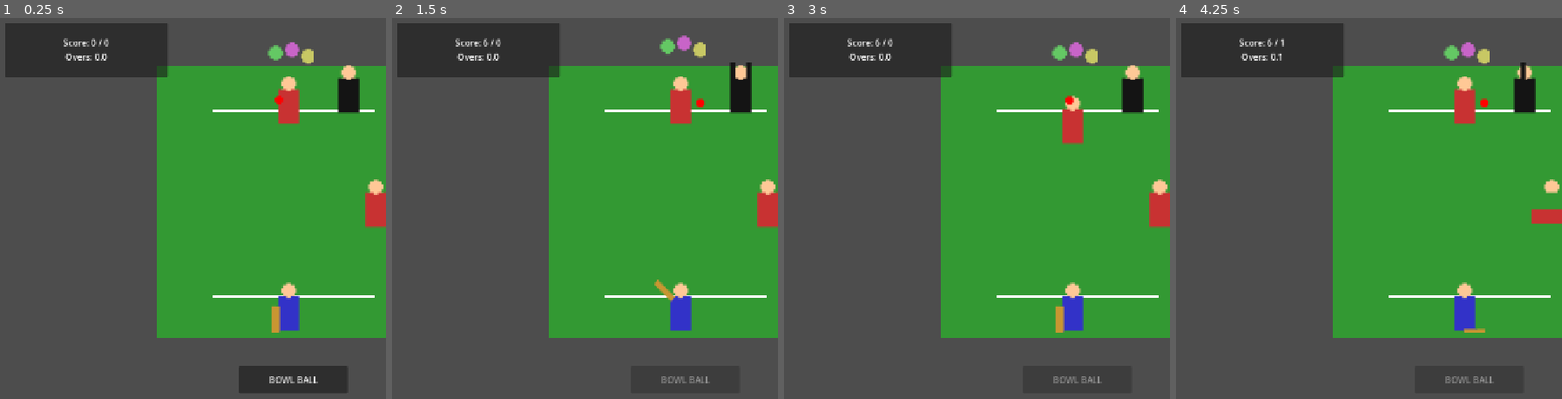
Above: before the commit, frames 1-4 (left to right).
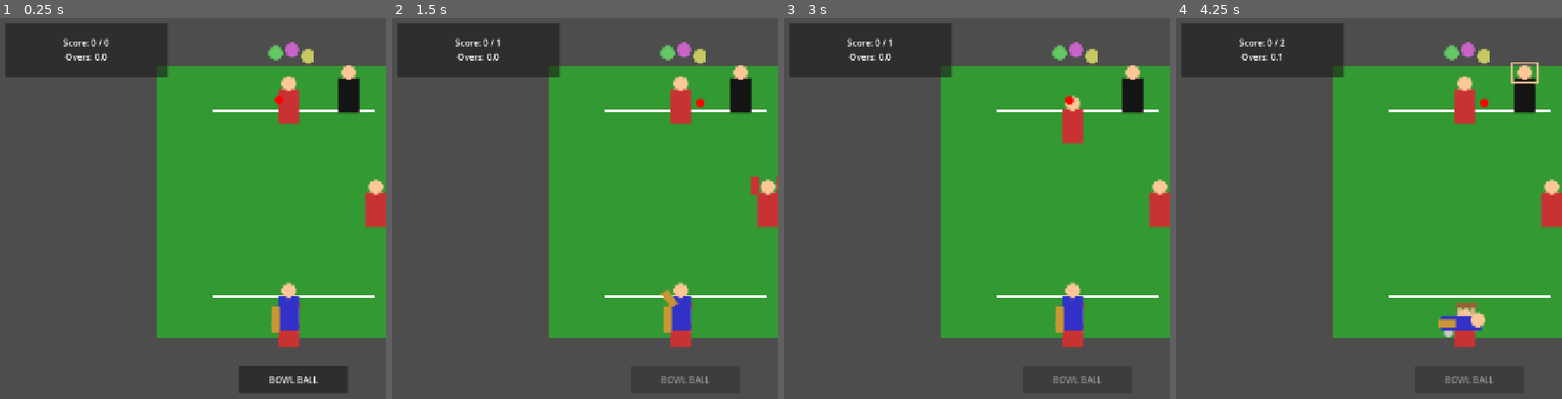
Above: after the commit, the same moments.

Repository: Hermes018/Cricket8Bit
Game: Godot game, scene res://src/client/match_view.tscn
Same seed, same stepped clock (60 frames per second), same inputs: the game is played once before the commit and once after it.
Inputs:
- Up to frame 1 (0.25 s): no input
- Up to frame 2 (1.5 s): click "BOWL BALL" at 0.5 s
- Up to frame 3 (3 s): tap Enter at 2 s; click "BOWL BALL" at 2.75 s
- Up to frame 4 (4.25 s): no input

The runs differ from the first frame. In frame 1, 0.3% of the frame differs, in the area x 70-79%, y 74-87%; in frame 2, 1.4%; in frame 3, 0.3%; in frame 4, 1.8%, in the area x 23-100%, y 5-87%.

Commit message:
Complete Phase 3b: Authentic cricket mechanics (LBW, Stumps, Wicketkeeper)

Diff:
--- a/src/client/animation_controller.gd
+++ b/src/client/animation_controller.gd
@@ -6,6 +6,8 @@
 @export var fielder_sprite: AnimatedSprite2D
 @export var umpire_sprite: AnimatedSprite2D
 @export var crowd_sprite: AnimatedSprite2D
+@export var keeper_sprite: AnimatedSprite2D
+@export var stumps_sprite: AnimatedSprite2D
 
 func _ready():
 	_build_sprite_frames()
@@ -13,10 +15,14 @@
 func _build_sprite_frames():
 	if not batsman_sprite: return
 
-	# Batsman (10 frames)
+	# Batsman (15 frames)
 	var bat_tex = load("res://assets/sprites/batsman_atlas.png")
 	var bat_frames = SpriteFrames.new()
-	var bat_anims = ["idle", "defensive", "defensive_back", "drive_prep", "drive", "pull_prep", "pull", "loft_prep", "lofted", "out"]
+	var bat_anims = [
+		"idle", "front_defend", "back_defend", "drive_prep", "drive",
+		"pull_prep", "pull", "loft_prep", "lofted", "cut_prep",
+		"cut", "sweep_prep", "sweep", "bat_slide_dive", "out"
+	]
 	for i in range(bat_anims.size()):
 		bat_frames.add_animation(bat_anims[i])
 		var atlas = AtlasTexture.new()
@@ -52,12 +58,10 @@
 	bowler_sprite.sprite_frames = bowl_frames
 	bowler_sprite.play("idle")
 
-	if not fielder_sprite: return
-
-	# Fielder (3 frames)
+	# Fielder (5 frames)
 	var f_tex = load("res://assets/sprites/fielder_atlas.png")
 	var f_frames = SpriteFrames.new()
-	var f_anims = ["idle", "catch", "throw"]
+	var f_anims = ["idle", "catch", "throw", "appeal_howzat", "direct_hit_throw"]
 	for i in range(f_anims.size()):
 		f_frames.add_animation(f_anims[i])
 		var atlas = AtlasTexture.new()
@@ -67,10 +71,10 @@
 	fielder_sprite.sprite_frames = f_frames
 	fielder_sprite.play("idle")
 
-	# Umpire (5 frames)
+	# Umpire (9 frames)
 	var u_tex = load("res://assets/sprites/umpire_atlas.png")
 	var u_frames = SpriteFrames.new()
-	var u_anims = ["idle", "six", "four", "out", "wide"]
+	var u_anims = ["idle", "six", "four", "out", "wide", "no_ball", "leg_bye", "dead_ball", "third_umpire_tv"]
 	for i in range(u_anims.size()):
 		u_frames.add_animation(u_anims[i])
 		var atlas = AtlasTexture.new()
@@ -93,6 +97,32 @@
 	crowd_sprite.sprite_frames = c_frames
 	crowd_sprite.play("idle")
 
+	# Wicketkeeper (4 frames)
+	var wk_tex = load("res://assets/sprites/keeper_atlas.png")
+	var wk_frames = SpriteFrames.new()
+	var wk_anims = ["stance", "take", "dive", "stump"]
+	for i in range(wk_anims.size()):
+		wk_frames.add_animation(wk_anims[i])
+		var atlas = AtlasTexture.new()
+		atlas.atlas = wk_tex
+		atlas.region = Rect2(i * 32, 0, 32, 32)
+		wk_frames.add_frame(wk_anims[i], atlas)
+	keeper_sprite.sprite_frames = wk_frames
+	keeper_sprite.play("stance")
+
+	# Stumps (2 frames)
+	var s_tex = load("res://assets/sprites/stumps_atlas.png")
+	var s_frames = SpriteFrames.new()
+	var s_anims = ["idle", "bails_flying"]
+	for i in range(s_anims.size()):
+		s_frames.add_animation(s_anims[i])
+		var atlas = AtlasTexture.new()
+		atlas.atlas = s_tex
+		atlas.region = Rect2(i * 32, 0, 32, 32)
+		s_frames.add_frame(s_anims[i], atlas)
+	stumps_sprite.sprite_frames = s_frames
+	stumps_sprite.play("idle")
+
 
 func play_bowl_sequence(is_left_arm: bool = false):
 	bowler_sprite.flip_h = is_left_arm
@@ -100,28 +130,55 @@
 
 func play_outcome(runs: int, wicket: String, is_left_handed: bool = false):
 	batsman_sprite.flip_h = is_left_handed
-
 	bowler_sprite.play("pace_release")
 
 	if wicket != "":
-		batsman_sprite.play("out")
-		umpire_sprite.play("out")
-		if wicket == "caught":
+		if wicket == "lbw":
+			batsman_sprite.play("front_defend")
+			fielder_sprite.play("appeal_howzat")
+			keeper_sprite.play("take")
+			await get_tree().create_timer(0.6).timeout
+			umpire_sprite.play("out")
+			batsman_sprite.play("out")
+
+		elif wicket == "bowled":
+			stumps_sprite.play("bails_flying")
+			keeper_sprite.play("take")
+			batsman_sprite.play("idle") # dismayed
+			umpire_sprite.play("out")
+			await get_tree().create_timer(1.0).timeout
+			batsman_sprite.play("out")
+
+		elif wicket == "stumped":
+			batsman_sprite.play("bat_slide_dive")
+			keeper_sprite.play("stump")
+			umpire_sprite.play("third_umpire_tv")
+			await get_tree().create_timer(1.0).timeout
+			batsman_sprite.play("out")
+
+		elif wicket == "caught":
+			batsman_sprite.play("drive")
 			fielder_sprite.play("catch")
+			umpire_sprite.play("out")
+			await get_tree().create_timer(1.0).timeout
+			batsman_sprite.play("out")
+
+		else: # generic runout
+			batsman_sprite.play("bat_slide_dive")
+			fielder_sprite.play("direct_hit_throw")
+			umpire_sprite.play("out")
 
 		await get_tree().create_timer(1.0).timeout
-		batsman_sprite.play("idle")
-		umpire_sprite.play("idle")
-		fielder_sprite.play("idle")
-		bowler_sprite.play("idle")
+		_reset_all()
 		return
 
+	keeper_sprite.play("take")
 	if runs == 0:
-		batsman_sprite.play("defensive")
+		batsman_sprite.play("front_defend")
 	elif runs == 1 or runs == 2:
 		batsman_sprite.play("drive")
 	elif runs == 4:
-		batsman_sprite.play("pull")
+		batsman_sprite.play("cut")
 		umpire_sprite.play("four")
 		crowd_sprite.play("cheer")
 	elif runs == 6:
@@ -130,11 +187,16 @@
 		crowd_sprite.play("cheer")
 
 	await get_tree().create_timer(1.0).timeout
+	_reset_all()
+
+func _reset_all():
 	batsman_sprite.play("idle")
 	umpire_sprite.play("idle")
 	crowd_sprite.play("idle")
 	bowler_sprite.play("idle")
+	fielder_sprite.play("idle")
+	keeper_sprite.play("stance")
+	stumps_sprite.play("idle")
 
 func stop_bowler():
-	# Keep in release pose or idle
 	pass
--- a/src/client/match_view.tscn
+++ b/src/client/match_view.tscn
@@ -38,6 +38,14 @@
 position = Vector2(350, 40)
 scale = Vector2(3, 3)
 
+[node name="Stumps" type="AnimatedSprite2D" parent="Pitch"]
+position = Vector2(240, 440)
+scale = Vector2(3, 3)
+
+[node name="Wicketkeeper" type="AnimatedSprite2D" parent="Pitch"]
+position = Vector2(240, 470)
+scale = Vector2(3, 3)
+
 [node name="Batsman" type="AnimatedSprite2D" parent="Pitch"]
 position = Vector2(240, 440)
 scale = Vector2(3, 3)
@@ -57,10 +65,12 @@
 offset_bottom = 700.0
 text = "BOWL BALL"
 
-[node name="AnimationController" type="Node" parent="." node_paths=PackedStringArray("bowler_sprite", "batsman_sprite", "fielder_sprite", "umpire_sprite", "crowd_sprite")]
+[node name="AnimationController" type="Node" parent="." node_paths=PackedStringArray("bowler_sprite", "batsman_sprite", "fielder_sprite", "umpire_sprite", "crowd_sprite", "keeper_sprite", "stumps_sprite")]
 script = ExtResource("3_ghi")
 bowler_sprite = NodePath("../Pitch/Bowler")
 batsman_sprite = NodePath("../Pitch/Batsman")
 fielder_sprite = NodePath("../Pitch/Fielder")
 umpire_sprite = NodePath("../Pitch/Umpire")
 crowd_sprite = NodePath("../Pitch/Crowd")
+keeper_sprite = NodePath("../Pitch/Wicketkeeper")
+stumps_sprite = NodePath("../Pitch/Stumps")
--- a/src/core/match_engine.gd
+++ b/src/core/match_engine.gd
@@ -65,18 +65,19 @@
 	var is_rigged = false
 	var total_balls = state.total_overs * 6 + state.balls_bowled
 	if total_balls == 0:
-		# Ball 1: 6 runs
-		state.add_runs(6)
-		emit_signal("runs_scored", 6, false)
+		# Ball 1: LBW
+		state.add_wicket()
+		emit_signal("wicket_fallen", "lbw")
 		is_rigged = true
 	elif total_balls == 1:
-		# Ball 2: Wicket (Caught)
+		# Ball 2: Stumped
 		state.add_wicket()
-		emit_signal("wicket_fallen", "caught")
+		emit_signal("wicket_fallen", "stumped")
 		is_rigged = true
 	elif total_balls == 2:
-		# Ball 3: Dot ball
-		emit_signal("runs_scored", 0, false)
+		# Ball 3: Bowled
+		state.add_wicket()
+		emit_signal("wicket_fallen", "bowled")
 		is_rigged = true
 
 	if not is_rigged:
Binary file changed: assets/sprites/batsman_atlas.png
Binary file changed: assets/sprites/crowd_atlas.png
Binary file changed: assets/sprites/fielder_atlas.png
Binary file added: assets/sprites/keeper_atlas.png
Not shown, added: assets/sprites/keeper_atlas.png.import
Binary file added: assets/sprites/stumps_atlas.png
Not shown, added: assets/sprites/stumps_atlas.png.import
Binary file changed: assets/sprites/umpire_atlas.png
Not shown, changed: docs/daily_update.md
Not shown, changed: docs/phase_build.md
Not shown, changed: docs/progress.md
Not shown, changed: docs/prompt_log.md
(and 1 more such lines)
